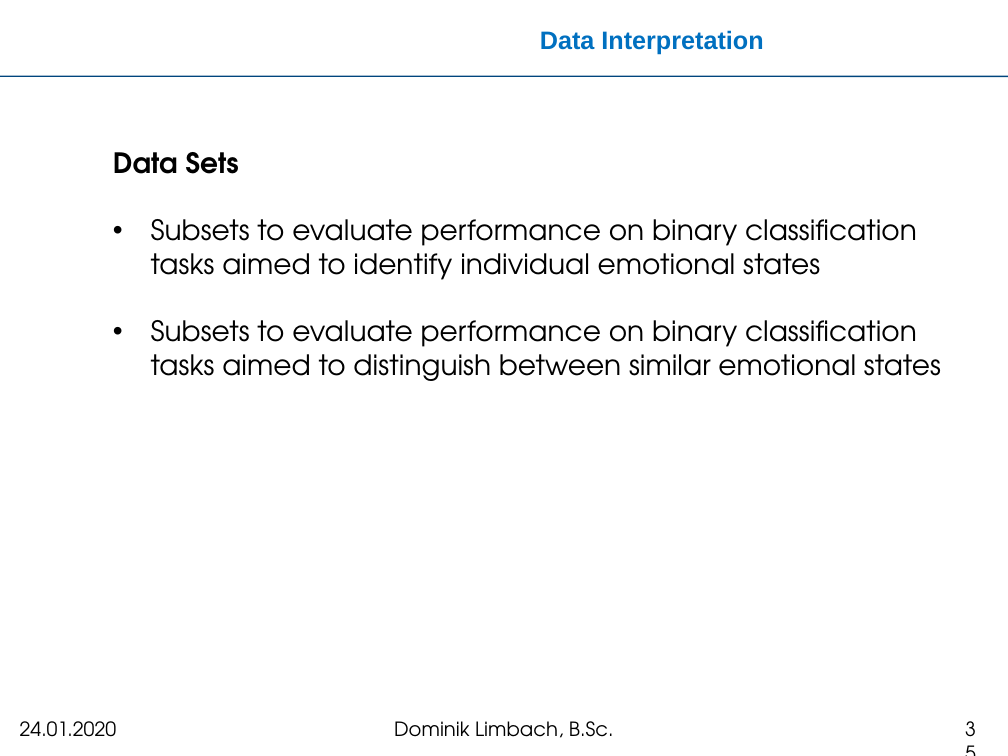
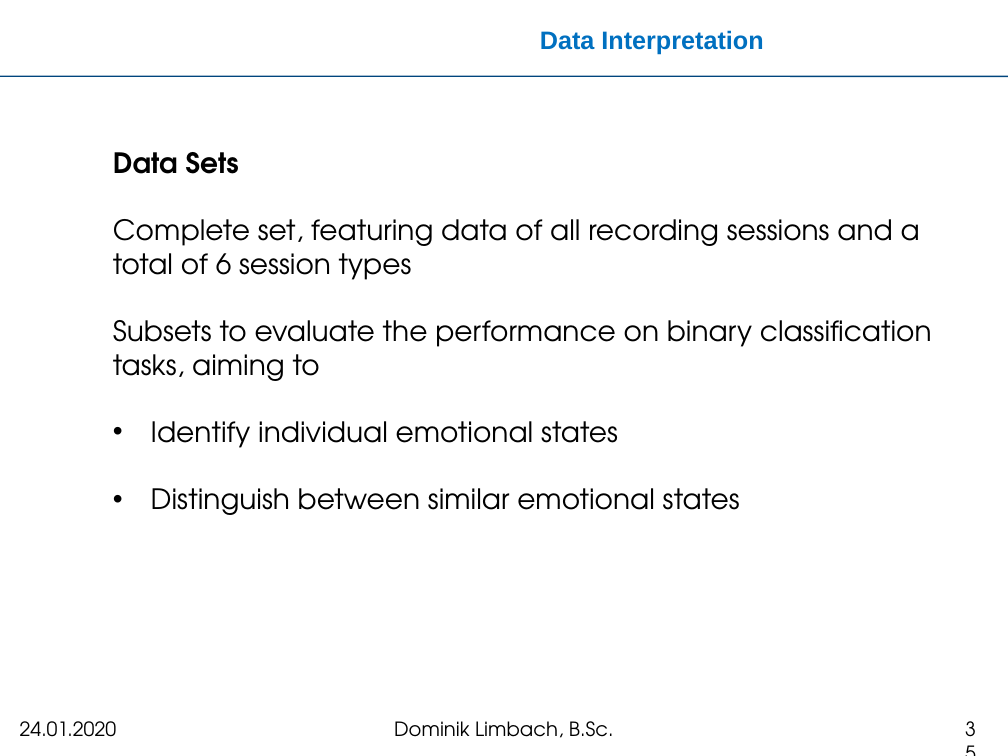
Before and after one commit to meistalampe/MTEC, a slide deck: slide 35 of Kolloquium-Master/kolloquium.pptx. Drawn at 1008x756 pixels with LibreOffice and Linux fonts; fonts in the diff are those of the drawing; background and template pictures are left out. Boxes give left, top, right and bottom in pixels: in the first picture for what was removed or moved away, otherwise in the second. Text is boxed around its words. In the diff, an @@ line names an element or a change of style, - is before the commit and + after.

Commit message:
ud

```diff
--- a/Kolloquium-Master/kolloquium.pptx
+++ b/Kolloquium-Master/kolloquium.pptx
@@ text at box(113, 219, 932, 515): text changed @@
-• Subsets to evaluate performance on binary classification tasks aimed to identify individual emotional states
-• Subsets to evaluate performance on binary classification tasks aimed to distinguish between similar emotional states
+Complete set, featuring data of all recording sessions and a total of 6 session types
+Subsets to evaluate the performance on binary classification tasks, aiming to
+• Identify individual emotional states
+• Distinguish between similar emotional states
```
Also in this commit, not shown: 14 other slides changed.
